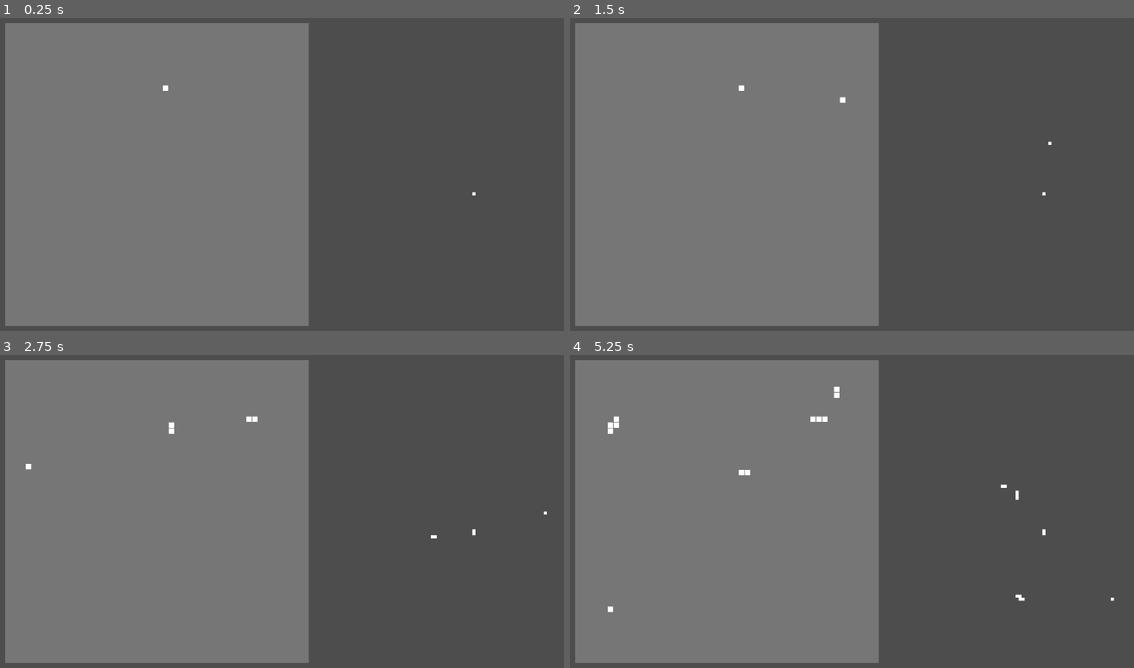
Above: before the commit, frames 1-4 (two rows, left to right).
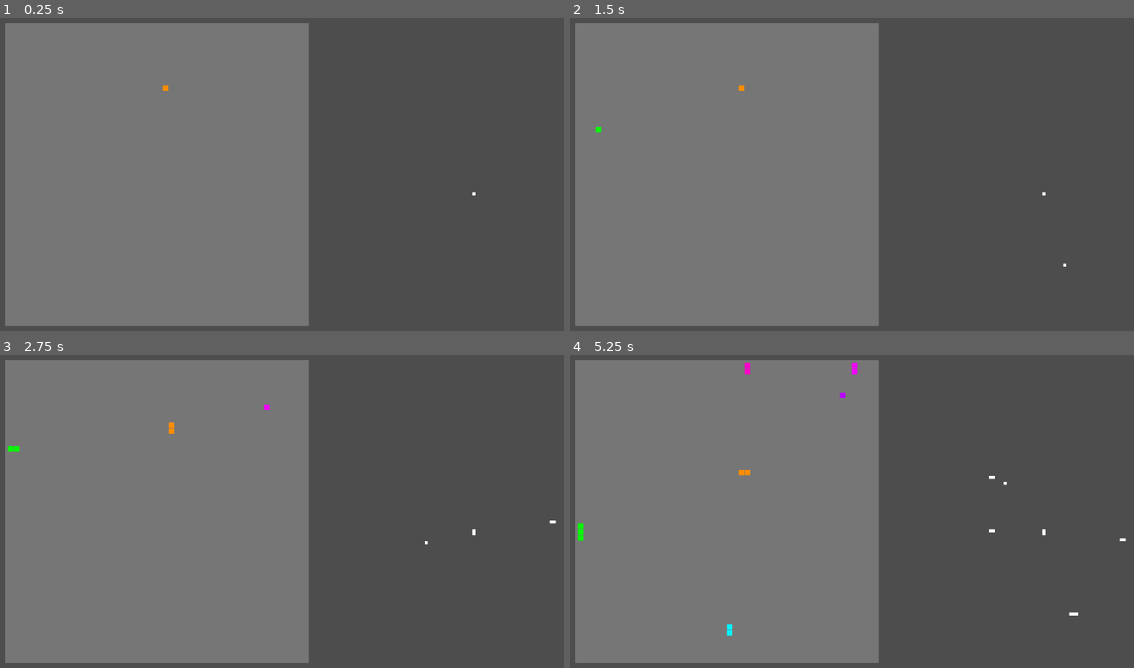
Above: after the commit, the same moments.

Repository: kwdChan/Snake-World
Game: Godot game, scene res://main.tscn
Two runs of this game, one before a commit and one after it. Both use one fixed random seed, a clock stepped at 60 frames per second and the inputs below.
Inputs:
- Up to frame 1 (0.25 s): no input
- Up to frame 2 (1.5 s): tap Enter at 0.5 s; hold Right (ui_right) 0.53-1.28 s; tap Space at 1.25 s; hold Down (ui_down) from 1.28 s (still down)
- Up to frame 3 (2.75 s): release Down (ui_down) at 2.03 s; hold Right (ui_right) from 2.03 s (still down)
- Up to frame 4 (5.25 s): release Right (ui_right) at 2.78 s; hold Up (ui_up) 2.78-3.53 s; hold Left (ui_left) 3.53-5.03 s; hold Down (ui_down) from 5.03 s (still down)

The runs differ from the first frame. In frame 1, less than 0.1% of the frame differs, in the area x 28-30%, y 21-24%; in frame 2, less than 0.1%; in frame 3, 0.2%; in frame 4, 0.5%, in the area x 1-99%, y 2-90%.

Commit message:
added colour

Diff:
--- a/SnakeNode.gd
+++ b/SnakeNode.gd
@@ -24,9 +24,6 @@
 var direction: Vector2i
 var grid_pos: Vector2i
 
-## To deprecate
-var random_seed = randf()
-
 ## lengthen happens as the node moves
 var _pending_lengthen = false
 
@@ -39,6 +36,9 @@
 var _env: Types.Env
 var _snake: Types.Snake
 
+var colour: Color:
+	get:
+		return _snake.colour
 
 func initialise(
 	snake: Types.Snake,
@@ -67,6 +67,11 @@
 	eaten.connect(snake._on_node_eaten)
 	ate.connect(snake._on_eat)
 	_update_position(grid_pos)
+	update_colour()
+
+
+func update_colour():
+	$SnakeViz.set_color(colour)
 
 
 func __set_viz_size():
--- a/env.gd
+++ b/env.gd
@@ -39,6 +39,7 @@
 	snake.initialise(
 		self,
 		loc,
+		Color.from_hsv(randf(), 1.0, 1.0, 1.0)
 	)
 	add_child(snake)
 	snake.use_action_plan(ACTION_PLANS.Random)
--- a/snake.gd
+++ b/snake.gd
@@ -13,9 +13,11 @@
 
 var nodes: Array[Types.SnakeNode] = []
 
-var node_positions = []
-
-var max_idx: int = -1
+var colour: Color:
+	set(value):
+		colour = value
+		for node_ in nodes:
+			node_.update_colour()
 
 func _ready():
 	$SnakeActionTimer.start()
@@ -28,12 +30,15 @@
 func initialise(
 		env,
 		initial_grid = Vector2(0, 0),
+		initial_colour = Color.from_hsv(0.5, 1, 1)
 	):
 	"""
 	Should be called immediately after the scene is created
 	"""
 	_env = env
 	var new_node = SNAKE_SCENE.instantiate()
+	colour = initial_colour
+	print(initial_colour)
 	new_node.initialise(
 		self,
 		env,
@@ -57,7 +62,6 @@
 func add_new_node(new_node: Types.SnakeNode):
 	nodes.append(new_node)
 
-
 func _on_snake_action_timer_timeout():
 
 	nodes[0].action(_action_plan.get_next_action(self))
@@ -78,6 +82,8 @@
 	print(obj)
 
 
+
+
 func to_perspective(grids):
 	var origin = nodes[0].grid_pos
 	var rotation = Vector2(nodes[0].direction).angle_to(Vector2.UP)
